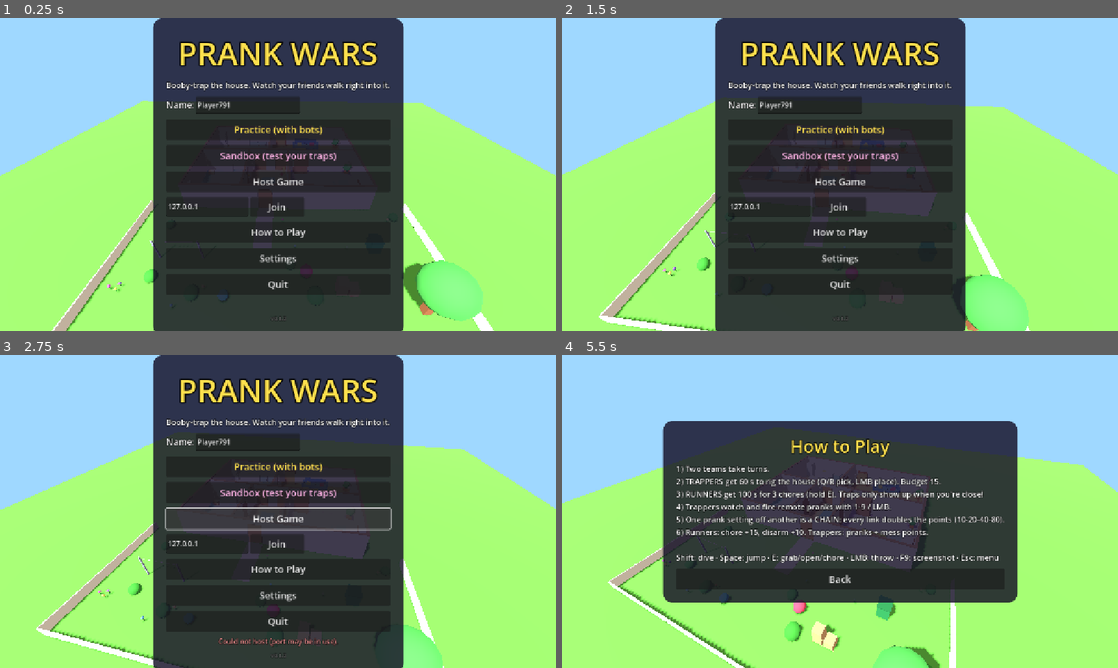
Above: before the commit, frames 1-4 (two rows, left to right).
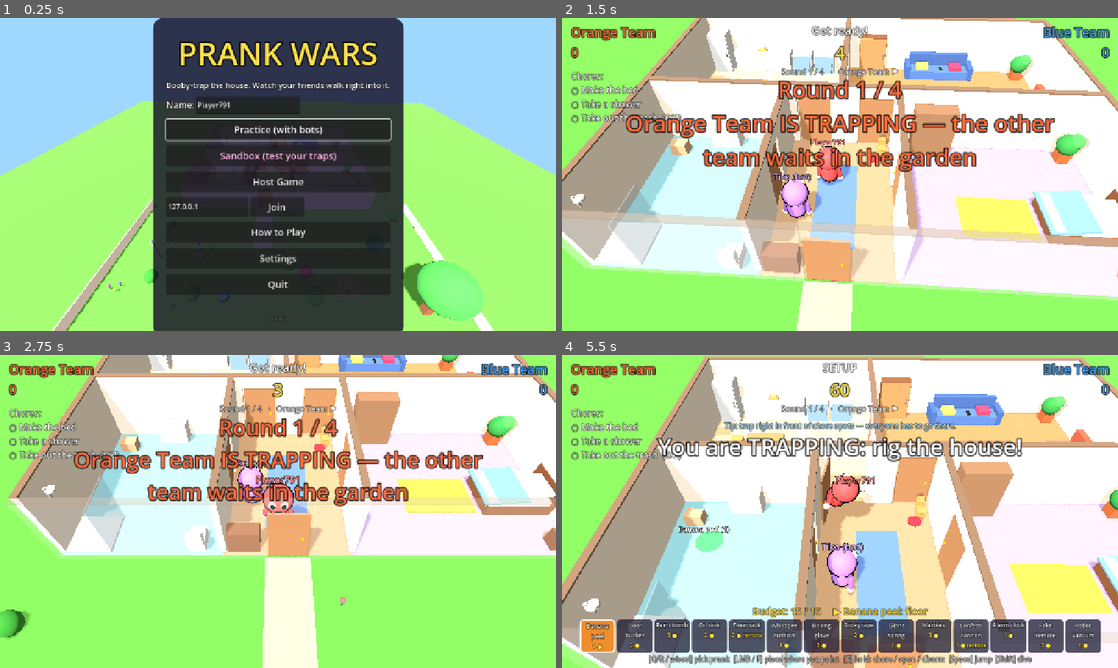
Above: after the commit, the same moments.

Repository: rraeyz/Prank_Wars
Game: Godot game, scene res://scenes/main.tscn
The game is run twice, just before and just after one commit, with the same random seed, the same clock (stepped at 60 frames per second) and the same inputs.
Inputs (mouse positions are in pixels of both pictures, inside the frame that each line leads up to):
- Up to frame 1 (0.25 s): no input
- Up to frame 2 (1.5 s): move the mouse to (962, 158) at 0.52 s; hold D (move_right) 0.53-1.25 s; click (962, 158) at 0.6 s; tap Space (jump) at 0.77 s; click (840, 271) at 1.25 s, where only the run after the commit has a clickable "Start"
- Up to frame 3 (2.75 s): move the mouse to (166, 527) at 2.02 s; hold S (move_down) from 2.03 s (still down); click (166, 527) at 2.1 s; tap Space (jump) at 2.27 s
- Up to frame 4 (5.5 s): move the mouse to (895, 442) at 2.77 s; release S (move_down) at 2.78 s; hold D (move_right) 2.78-3.53 s; tap Tab (cam_next) at 2.85 s; click (895, 442) at 3.05 s; move the mouse to (812, 574) at 3.52 s; hold W (move_up) 3.53-4.28 s; tap Delete (clear_all) at 3.6 s; tap Space (jump) at 3.77, 4.52, 5.27 s; click (812, 574) at 3.8 s; move the mouse to (1006, 558) at 4.27 s; hold A (move_left) from 4.28 s (still down); tap Shift (dive) at 4.35 s; click (1006, 558) at 4.55 s; tap Escape (menu) at 4.9 s; move the mouse to (673, 464) at 5.02 s; tap E (interact) at 5.1 s; click (673, 464) at 5.3 s

The runs differ from the first frame. In frame 1, 0.8% of the frame differs, in the area x 29-71%, y 32-40%; in frame 2, 93%; in frame 3, 81%; in frame 4, 98%, in the area x 0-100%, y 0-100%.

Commit message:
Gamepad ile menü gezinme, plana Faz 8
Co-Authored-By: Claude Opus 5.5 <noreply@anthropic.com>
Claude-Session: https://claude.ai/code/session_01JFvHhXoGGsaEn8ymwmaVcf

Diff:
--- a/scripts/hud.gd
+++ b/scripts/hud.gd
@@ -282,6 +282,13 @@
 	return p
 
 
+func _focus_in(root: Node) -> void:
+	for c in root.find_children("*", "BaseButton", true, false):
+		if c.is_visible_in_tree():
+			c.grab_focus.call_deferred()
+			return
+
+
 func is_blocking() -> bool:
 	return _pause.visible or _end.visible
 
@@ -289,6 +296,8 @@
 func _unhandled_input(e: InputEvent) -> void:
 	if e.is_action_pressed("menu"):
 		_pause.visible = not _pause.visible
+		if _pause.visible:
+			_focus_in(_pause)
 	if e.is_action_pressed("screenshot"):
 		DirAccess.make_dir_recursive_absolute("user://screenshots")
 		var path := "user://screenshots/prankwars_%s.png" % Time.get_datetime_string_from_system().replace(":", "-")
@@ -312,6 +321,7 @@
 		if w >= 0:
 			_end_text.add_theme_color_override("font_color", Config.TEAM_COLORS[w])
 		_end_lobby.visible = Net.is_host()
+		_focus_in.call_deferred(_end)
 		Sfx.play("win")
 	if p == "intro":
 		popup(I18n.t("round_n", [world.round_i + 1, Config.rounds]) + "\n" + I18n.t("intro_trap", [I18n.t("team_%d" % world.trapper_team)]), Config.TEAM_COLORS[world.trapper_team])
--- a/scripts/menu.gd
+++ b/scripts/menu.gd
@@ -36,8 +36,19 @@
 func show_screen(n: String) -> void:
 	for k in _screens:
 		_screens[k].visible = k == n
+	_focus_first.call_deferred(_screens[n])
 	if n == "lobby":
 		_refresh_lobby()
+
+
+## Gamepad / keyboard users need a focused button to start navigating.
+func _focus_first(root: Node) -> void:
+	if not is_instance_valid(root) or not root.visible:
+		return
+	for c in root.find_children("*", "BaseButton", true, false):
+		if c.is_visible_in_tree() and not c.disabled:
+			c.grab_focus()
+			return
 
 
 func _screen(n: String) -> VBoxContainer:
Not shown, changed: PLAN.md
